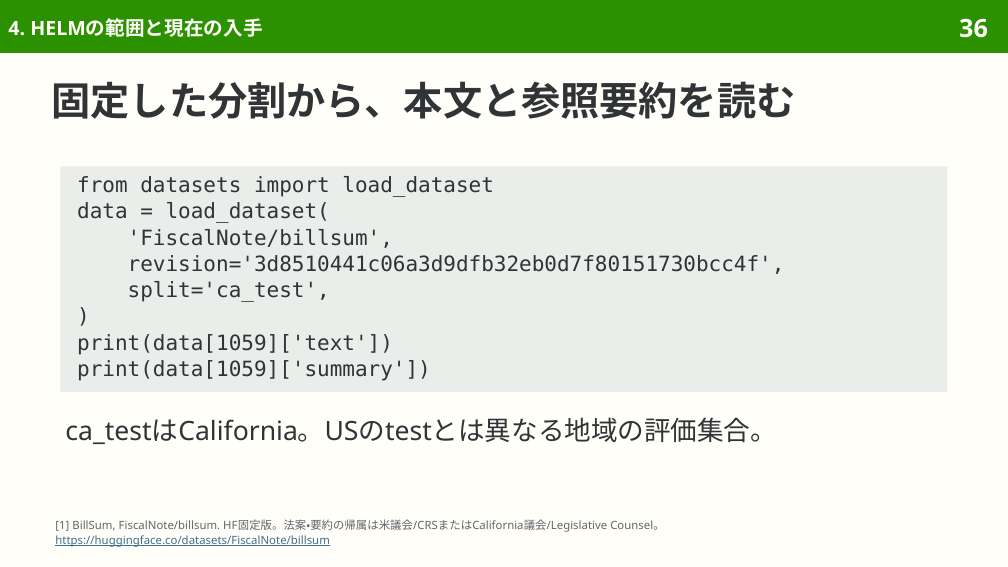
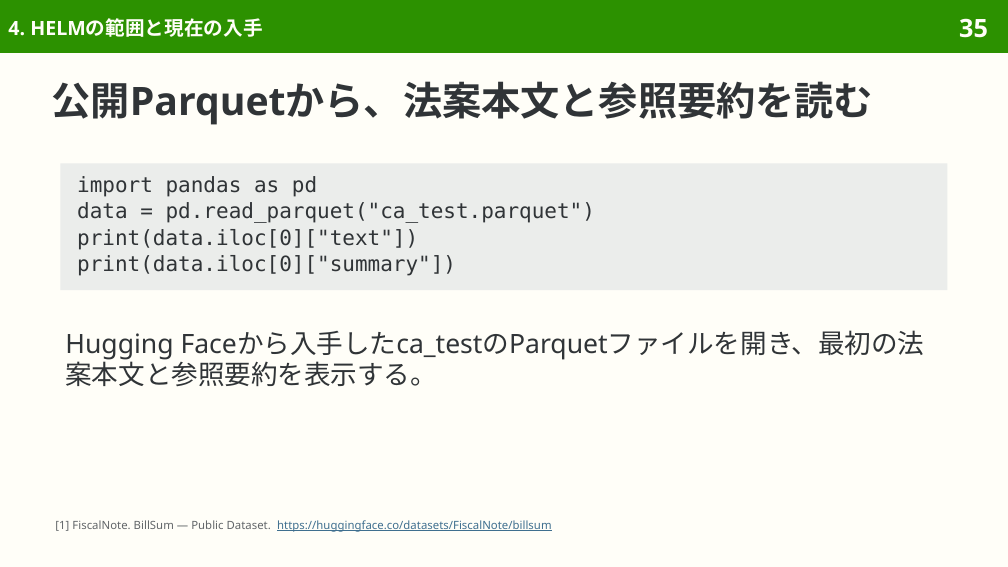
Before and after one commit to sasakiy84/datasets-in-10-minutes, a slide deck: slide 35 of slides/datasets-in-10-minutes-billsum.pptx (slide 36 before the commit). Drawn at 1008x567 pixels with LibreOffice and Linux fonts; fonts in the diff are those of the drawing. Boxes give left, top, right and bottom in pixels: in the first picture for what was removed or moved away, otherwise in the second. Text is boxed around its words. In the diff, an @@ line names an element or a change of style, - is before the commit and + after.

Commit message:
Clarify BillSum Japanese and preserve legal conditions in translated examples

```diff
--- a/slides/datasets-in-10-minutes-billsum.pptx
+++ b/slides/datasets-in-10-minutes-billsum.pptx
@@ page number at <box>959,18,988,38</box>: text changed @@
-36
+35
@@ title at <box>52,81,873,125</box>: text changed @@
-固定した分割から、本文と参照要約を読む
+公開Parquetから、法案本文と参照要約を読む
@@ rectangle "import pandas as pd": place and size @@
-rectangle "import pandas as pd" at <box>60,166,948,392</box>
+rectangle "import pandas as pd" at <box>60,163,948,290</box>
@@ text in rectangle at <box>77,176,595,276</box>: text changed @@
-from datasets import load_dataset
-data = load_dataset(
-'FiscalNote/billsum',
-revision='3d8510441c06a3d9dfb32eb0d7f80151730bcc4f',
-split='ca_test',
-)
-print(data[1059]['text'])
-print(data[1059]['summary'])
+import pandas as pd
+data = pd.read_parquet("ca_test.parquet")
+print(data.iloc[0]["text"])
+print(data.iloc[0]["summary"])
@@ text at <box>65,330,925,387</box>: text changed @@
-ca_testはCalifornia。USのtestとは異なる地域の評価集合。
+Hugging Faceから入手したca_testのParquetファイルを開き、最初の法案本文と参照要約を表示する。
@@ text at <box>55,520,551,532</box>: text changed; text colour #626669 to #3F6F8F @@
-[1] BillSum, FiscalNote/billsum. HF固定版。法案・要約の帰属は米議会/CRSまたはCalifornia議会/Legislative Counsel。
-https://huggingface.co/datasets/FiscalNote/billsum
+[1] FiscalNote. BillSum — Public Dataset. https://huggingface.co/datasets/FiscalNote/billsum
```
Also in this commit, not shown: 57 other slides changed, 2 slides removed, 35 other files.
